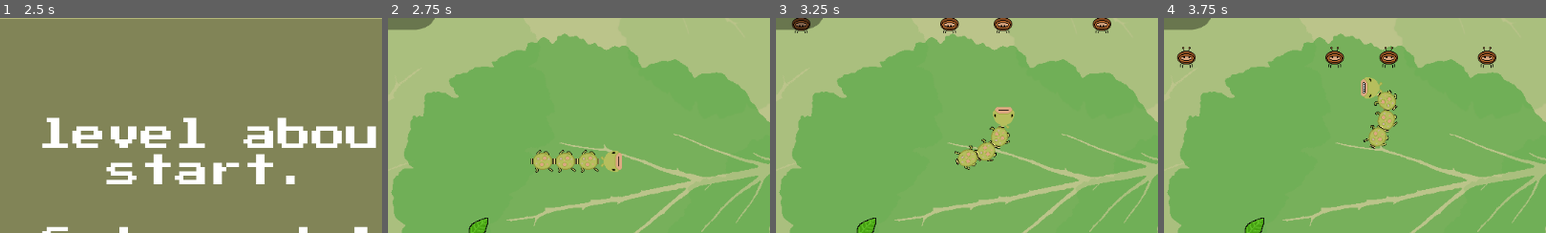
Above: before the commit, frames 1-4 (left to right).
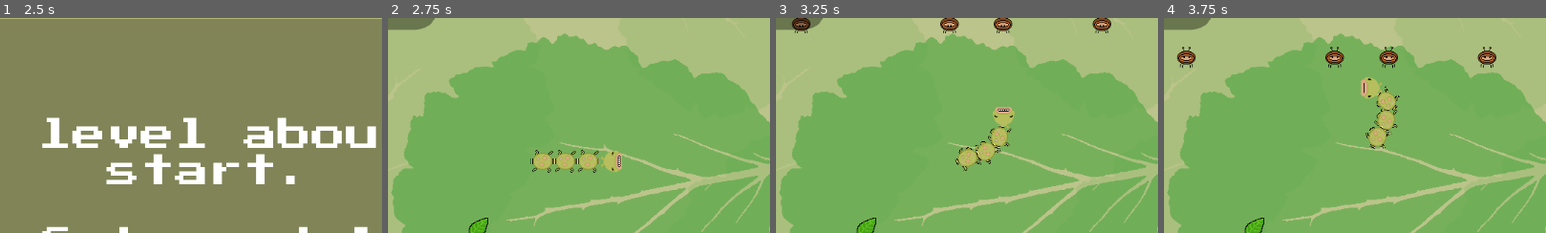
Above: after the commit, the same moments.

Repository: thatnick/grow-grow
Game: Godot game, scene res://scenes/Start.tscn
The game is run twice, just before and just after one commit, with the same random seed, the same clock (stepped at 60 frames per second) and the same inputs. Sound files missing from this copy of the repository are replaced by a short silence.
Inputs:
- Up to frame 1 (2.5 s): tap Space at 0.5 s; hold Right (ui_right) 0.53-1.28 s; tap Enter (ui_accept) at 0.77, 1.25, 1.52, 2 s; hold Down (ui_down) 1.28-2.03 s; hold Right (ui_right) from 2.03 s (still down)
- Up to frame 2 (2.75 s): keep holding Right (ui_right)
- Up to frame 3 (3.25 s): release Right (ui_right) at 2.78 s; hold Up (ui_up) from 2.78 s (still down); tap Enter (ui_accept) at 3.02 s
- Up to frame 4 (3.75 s): release Up (ui_up) at 3.53 s; hold Left (ui_left) from 3.53 s (still down)
The pictures show only the part of the screen within x 23-73%, y 10-60%; the shares and areas given below are measured in that part.

Frame 1 is identical in both runs. In frame 2, 0.4% of the frame differs, in the area x 37-61%, y 61-72%; in frame 3, 0.4%; in frame 4, 0.4%.

Commit message:
Reduce volume of sound effects

Diff:
--- a/scenes/Head.tscn
+++ b/scenes/Head.tscn
@@ -1,10 +1,9 @@
-[gd_scene load_steps=8 format=2]
+[gd_scene load_steps=7 format=2]
 
 [ext_resource path="res://scripts/Head.gd" type="Script" id=1]
 [ext_resource path="res://sprites/player/ColinHead.png" type="Texture" id=2]
 [ext_resource path="res://sprites/player/ColinHeadWalk.png" type="Texture" id=3]
 [ext_resource path="res://sfx/Walk.wav" type="AudioStream" id=4]
-[ext_resource path="res://sfx/Hit.wav" type="AudioStream" id=5]
 
 [sub_resource type="SpriteFrames" id=1]
 animations = [ {
@@ -30,6 +29,7 @@
 rotation = -1.5708
 frames = SubResource( 1 )
 animation = "Walking"
+frame = 1
 playing = true
 
 [node name="CollisionShape2D" type="CollisionShape2D" parent="."]
@@ -38,6 +38,4 @@
 
 [node name="SoundMove" type="AudioStreamPlayer" parent="."]
 stream = ExtResource( 4 )
-
-[node name="SoundDeath" type="AudioStreamPlayer" parent="."]
-stream = ExtResource( 5 )
+volume_db = -20.0
--- a/scenes/Tail.tscn
+++ b/scenes/Tail.tscn
@@ -27,7 +27,7 @@
 [node name="AnimatedSprite" type="AnimatedSprite" parent="."]
 frames = SubResource( 1 )
 animation = "Walking"
-frame = 1
+frame = 2
 playing = true
 
 [node name="CollisionShape2D" type="CollisionShape2D" parent="."]
--- a/scenes/player.tscn
+++ b/scenes/player.tscn
@@ -1,6 +1,5 @@
-[gd_scene load_steps=4 format=2]
+[gd_scene load_steps=3 format=2]
 
-[ext_resource path="res://sfx/Eat.wav" type="AudioStream" id=1]
 [ext_resource path="res://scenes/Head.tscn" type="PackedScene" id=2]
 [ext_resource path="res://scripts/Player.gd" type="Script" id=3]
 
@@ -8,6 +7,6 @@
 script = ExtResource( 3 )
 
 [node name="SfxPlayer" type="AudioStreamPlayer" parent="."]
-stream = ExtResource( 1 )
+volume_db = -20.0
 
 [node name="Head" parent="." instance=ExtResource( 2 )]
